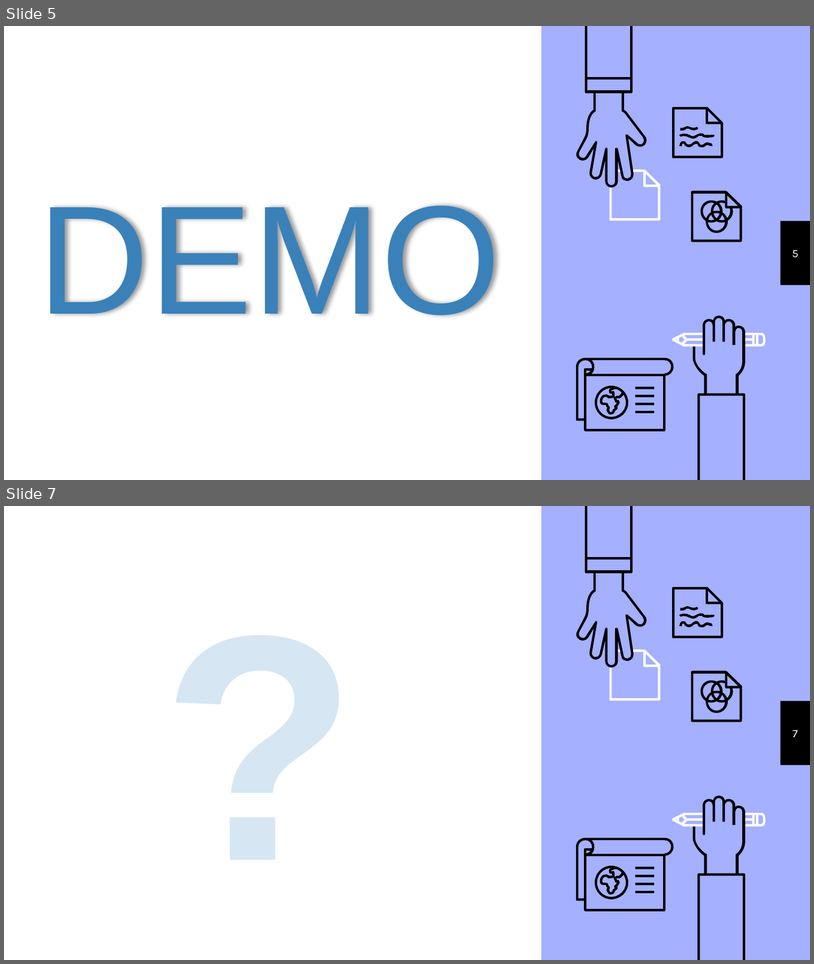
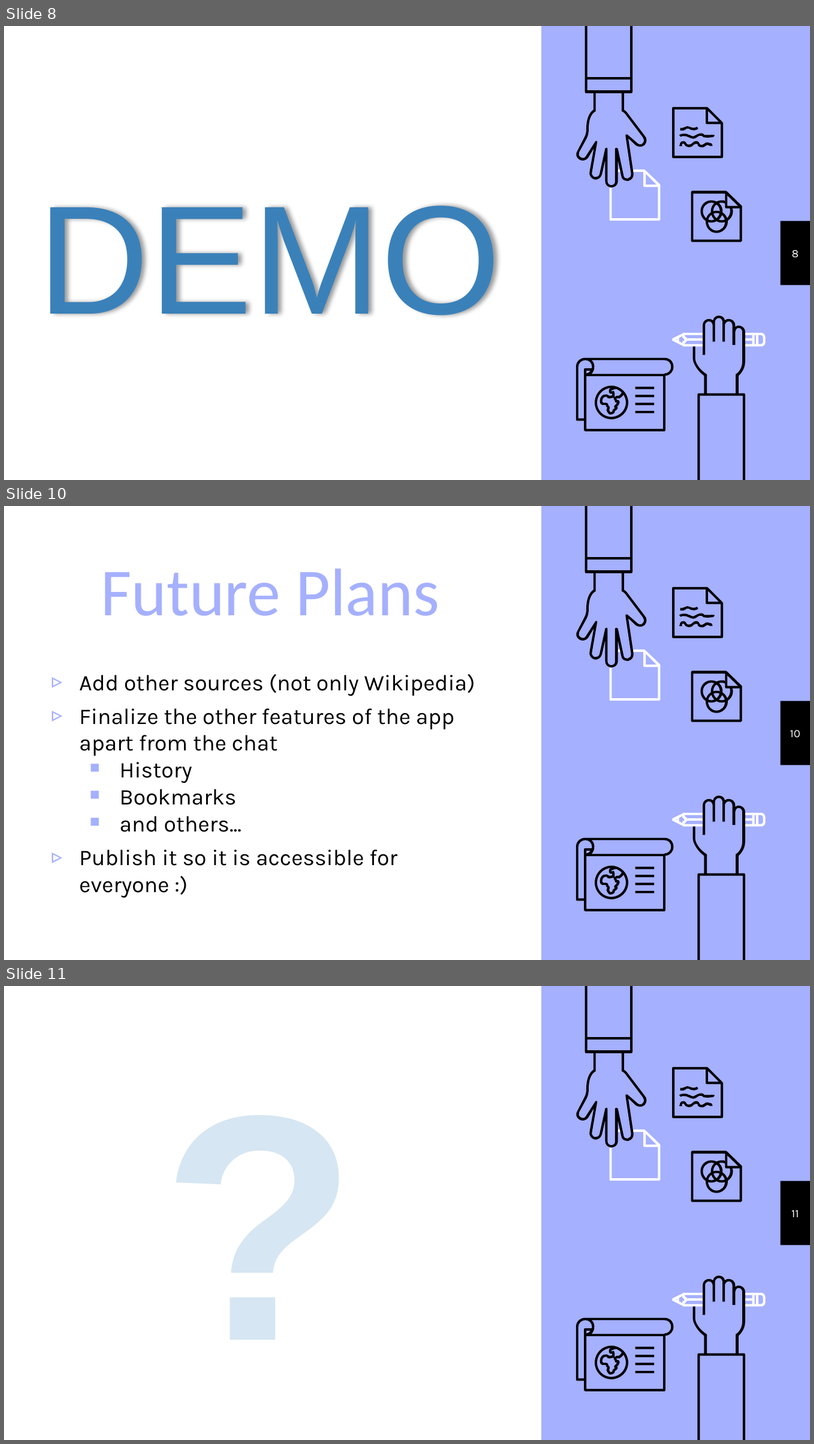
Before and after one commit to VIVelev/2Inter4U, a slide deck: OldAndBald.pptx. Shown one above the other, each under a label of ours: slides 5 and 7 before the commit, slides 8, 10 and 11 after it; the slides between them are not shown. The pictures are 814x964 and 814x1444 pixels, drawn with LibreOffice and Linux fonts; fonts in the diff are those of the drawing. Boxes give left, top, right and bottom in pixels: in the first picture for what was removed or moved away, otherwise in the second. Text is boxed around its words. In the diff, an @@ line names an element or a change of style, - is before the commit and + after.

```diff
--- a/OldAndBald.pptx
+++ b/OldAndBald.pptx
@@ slide 10 added at box(4, 506, 810, 960), background #A5B0FE; not listed: 24 template elements that a slide beside it also shows @@
@@ title added at box(101, 568, 440, 616), 60 pt, text #A5B0FE @@
+Future Plans
@@ text added at box(79, 674, 476, 897), 20 pt, text #000000 @@
+▹ Add other sources (not only Wikipedia)
+▹ Finalize the other features of the app apart from the chat
+  ￭ History
+  ￭ Bookmarks
+  ￭ and others...
+▹ Publish it so it is accessible for everyone :)
@@ page number added at box(791, 730, 801, 738), 10 pt, text #FFFFFF @@
+10
@@ what was slide 5 is now slide 8 @@
@@ page number at box(792, 250, 799, 258): text changed @@
-5
+8
@@ what was slide 7 is now slide 11 @@
@@ page number at box(792, 1210, 799, 1217): text changed @@
-7
+11
```
Also in this commit, not shown: 3 slides changed, 4 other slides added, 1 slide removed, 59 other files.
